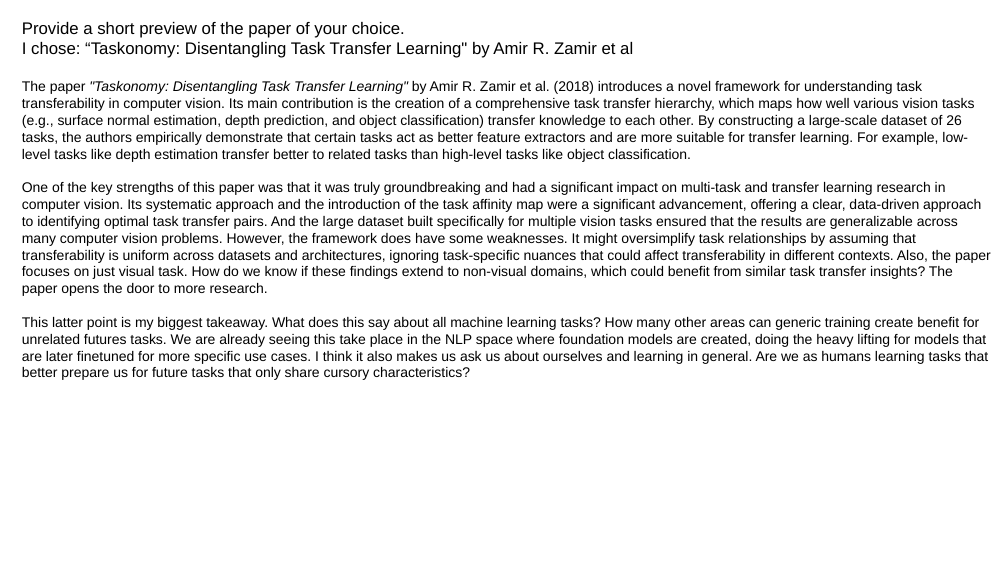
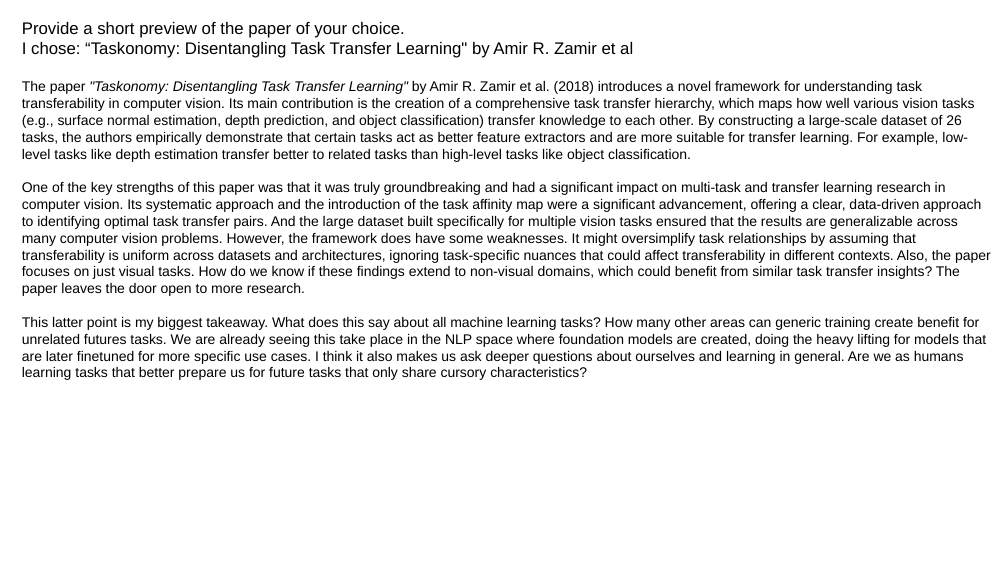
Before and after one commit to mccarvik/georgia_tech, a slide deck: slide 11 of deep_learning/2_assign/assignment2/report-template-a2 - McCarville.pptx. Drawn at 1008x567 pixels with LibreOffice and Linux fonts; fonts in the diff are those of the drawing. Boxes give left, top, right and bottom in pixels: in the first picture for what was removed or moved away, otherwise in the second. Text is boxed around its words. In the diff, an @@ line names an element or a change of style, - is before the commit and + after.

```diff
--- a/deep_learning/2_assign/assignment2/report-template-a2 - McCarville.pptx
+++ b/deep_learning/2_assign/assignment2/report-template-a2 - McCarville.pptx
@@ title at (22,22,991,380): text changed @@
-Provide a short preview of the paper of your choice.
-I chose: “Taskonomy: Disentangling Task Transfer Learning" by Amir R. Zamir et al
-The paper "Taskonomy: Disentangling Task Transfer Learning" by Amir R. Zamir et al. (2018) introduces a novel framework for understanding task transferability in computer vision. Its main contribution is the creation of a comprehensive task transfer hierarchy, which maps how well various vision tasks (e.g., surface normal estimation, depth prediction, and object classification) transfer knowledge to each other. By constructing a large-scale dataset of 26 tasks, the authors empirically demonstrate that certain tasks act as better feature extractors and are more suitable for transfer learning. For example, low-level tasks like depth estimation transfer better to related tasks than high-level tasks like object classification.
-One of the key strengths of this paper was that it was truly groundbreaking and had a significant impact on multi-task and transfer learning research in computer vision. Its systematic approach and the introduction of the task affinity map were a significant advancement, offering a clear, data-driven approach to identifying optimal task transfer pairs. And the large dataset built specifically for multiple vision tasks ensured that the results are generalizable across many computer vision problems. However, the framework does have some weaknesses. It might oversimplify task relationships by assuming that transferability is uniform across datasets and architectures, ignoring task-specific nuances that could affect transferability in different contexts. Also, the paper focuses on just visual task. How do we know if these findings extend to non-visual domains, which could benefit from similar task transfer insights? The paper opens the door to more research.
-This latter point is my biggest takeaway. What does this say about all machine learning tasks? How many other areas can generic training create benefit for unrelated futures tasks. We are already seeing this take place in the NLP space where foundation models are created, doing the heavy lifting for models that are later finetuned for more specific use cases. I think it also makes us ask us about ourselves and learning in general. Are we as humans learning tasks that better prepare us for future tasks that only share cursory characteristics?
+Provide a short preview of the paper of your choice.
+I chose: “Taskonomy: Disentangling Task Transfer Learning" by Amir R. Zamir et al
+The paper "Taskonomy: Disentangling Task Transfer Learning" by Amir R. Zamir et al. (2018) introduces a novel framework for understanding task transferability in computer vision. Its main contribution is the creation of a comprehensive task transfer hierarchy, which maps how well various vision tasks (e.g., surface normal estimation, depth prediction, and object classification) transfer knowledge to each other. By constructing a large-scale dataset of 26 tasks, the authors empirically demonstrate that certain tasks act as better feature extractors and are more suitable for transfer learning. For example, low-level tasks like depth estimation transfer better to related tasks than high-level tasks like object classification.
+One of the key strengths of this paper was that it was truly groundbreaking and had a significant impact on multi-task and transfer learning research in computer vision. Its systematic approach and the introduction of the task affinity map were a significant advancement, offering a clear, data-driven approach to identifying optimal task transfer pairs. And the large dataset built specifically for multiple vision tasks ensured that the results are generalizable across many computer vision problems. However, the framework does have some weaknesses. It might oversimplify task relationships by assuming that transferability is uniform across datasets and architectures, ignoring task-specific nuances that could affect transferability in different contexts. Also, the paper focuses on just visual tasks. How do we know if these findings extend to non-visual domains, which could benefit from similar task transfer insights? The paper leaves the door open to more research.
+This latter point is my biggest takeaway. What does this say about all machine learning tasks? How many other areas can generic training create benefit for unrelated futures tasks. We are already seeing this take place in the NLP space where foundation models are created, doing the heavy lifting for models that are later finetuned for more specific use cases. I think it also makes us ask deeper questions about ourselves and learning in general. Are we as humans learning tasks that better prepare us for future tasks that only share cursory characteristics?
```
Also in this commit, not shown: 6 other slides changed, 2 other files.
